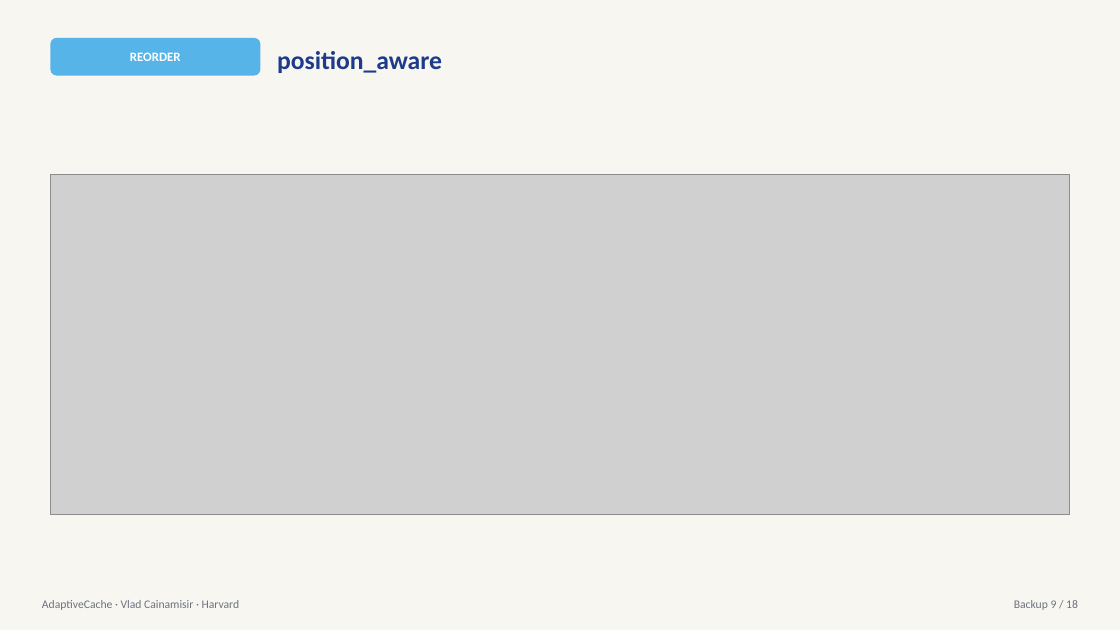
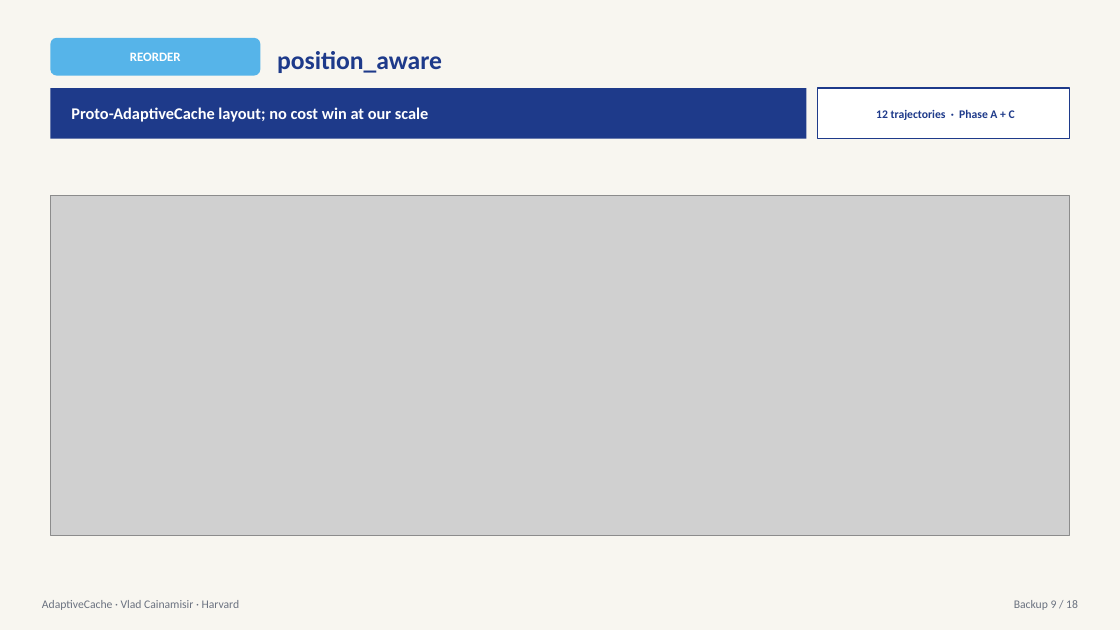
Before and after one commit to HarvardMadSys/cs2640_project_2026Spring, a slide deck: slide 9 of studies/lifetime_cost/reports/AdaptiveCache_appendix.pptx. Drawn at 1120x630 pixels with LibreOffice and Linux fonts; fonts in the diff are those of the drawing; grey boxes stand for pictures. Boxes give left, top, right and bottom in pixels: in the first picture for what was removed or moved away, otherwise in the second. Text is boxed around its words. In the diff, an @@ line names an element or a change of style, - is before the commit and + after.

```diff
--- a/studies/lifetime_cost/reports/AdaptiveCache_appendix.pptx
+++ b/studies/lifetime_cost/reports/AdaptiveCache_appendix.pptx
@@ rectangle added at <box>50,88,807,139</box>, fill #1E3A8A @@
@@ rectangle added at <box>818,88,1070,139</box>, fill #FFFFFF, outline #1E3A8A 1.25 pt @@
@@ text added at <box>71,107,429,122</box>, 14 pt, text #FFFFFF, bold @@
+Proto-AdaptiveCache layout; no cost win at our scale
@@ text added at <box>876,109,1015,120</box>, 10 pt, text #1E3A8A, bold @@
+12 trajectories · Phase A + C
@@ picture: place and size @@
-picture at <box>50,175,1070,514</box>
+picture at <box>50,196,1070,535</box>
```
Also in this commit, not shown: 11 other slides changed, 2 other files.
